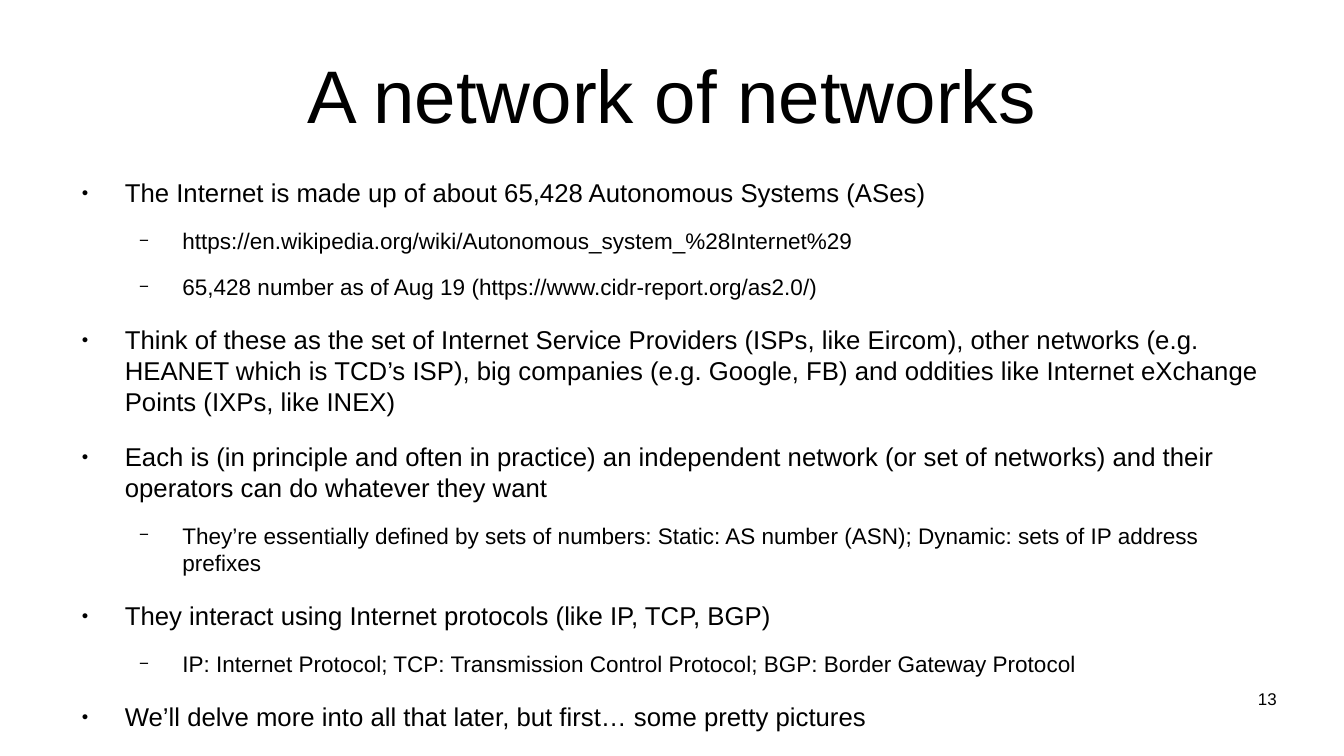
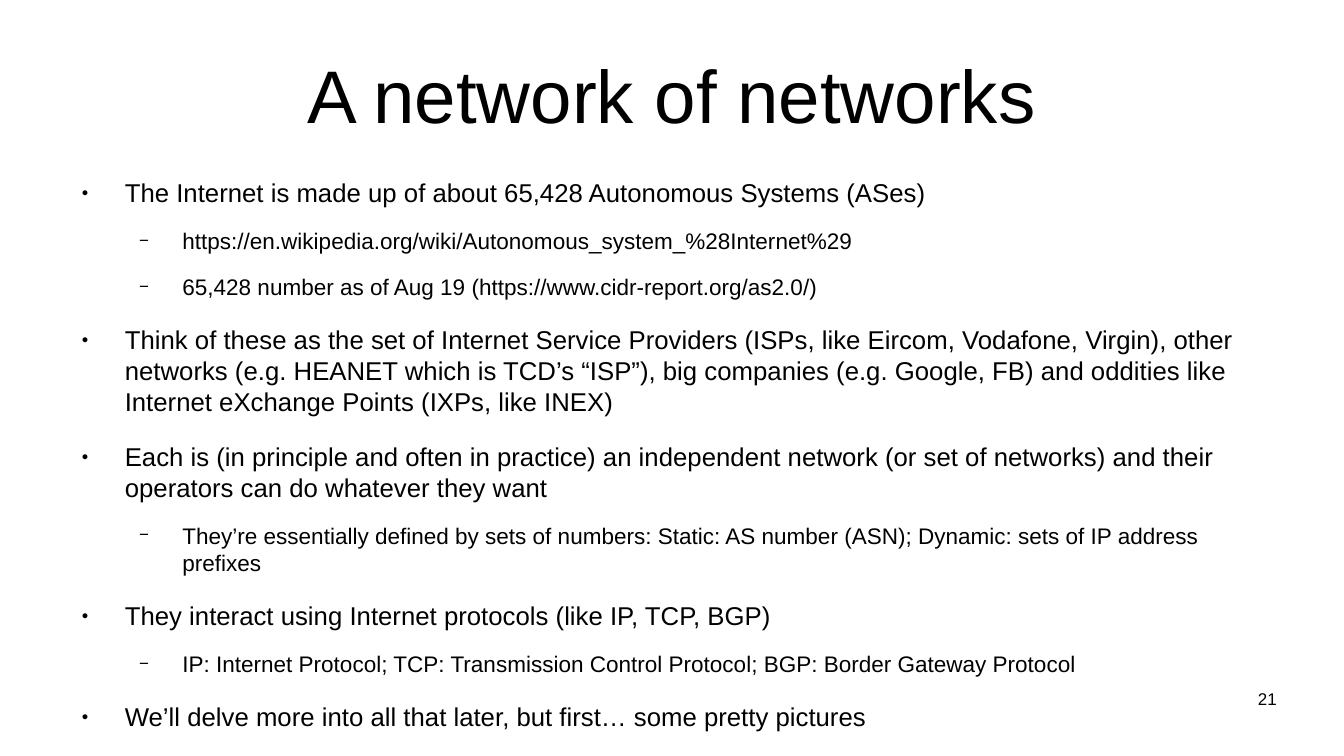
Before and after one commit to sftcd/witidtm, a slide deck: slide 21 of lectures/100-intro.odp (slide 13 before the commit). Drawn at 1344x756 pixels with LibreOffice and Linux fonts; fonts in the diff are those of the drawing. Boxes give left, top, right and bottom in pixels: in the first picture for what was removed or moved away, otherwise in the second. Text is boxed around its words. In the diff, an @@ line names an element or a change of style, - is before the commit and + after.

```diff
--- a/lectures/100-intro.odp
+++ b/lectures/100-intro.odp
@@ text at [125,330,1233,417]: text changed @@
-● Think of these as the set of Internet Service Providers (ISPs, like Eircom), other networks (e.g. HEANET which is TCD’s ISP), big companies (e.g. Google, FB) and oddities like Internet eXchange Points (IXPs, like INEX)
+● Think of these as the set of Internet Service Providers (ISPs, like Eircom, Vodafone, Virgin), other networks (e.g. HEANET which is TCD’s “ISP”), big companies (e.g. Google, FB) and oddities like Internet eXchange Points (IXPs, like INEX)
@@ page number at [1258,693,1277,705]: text changed @@
-13
+21
```
Also in this commit, not shown: 8 other slides changed, 8 slides added, 1 other file.
